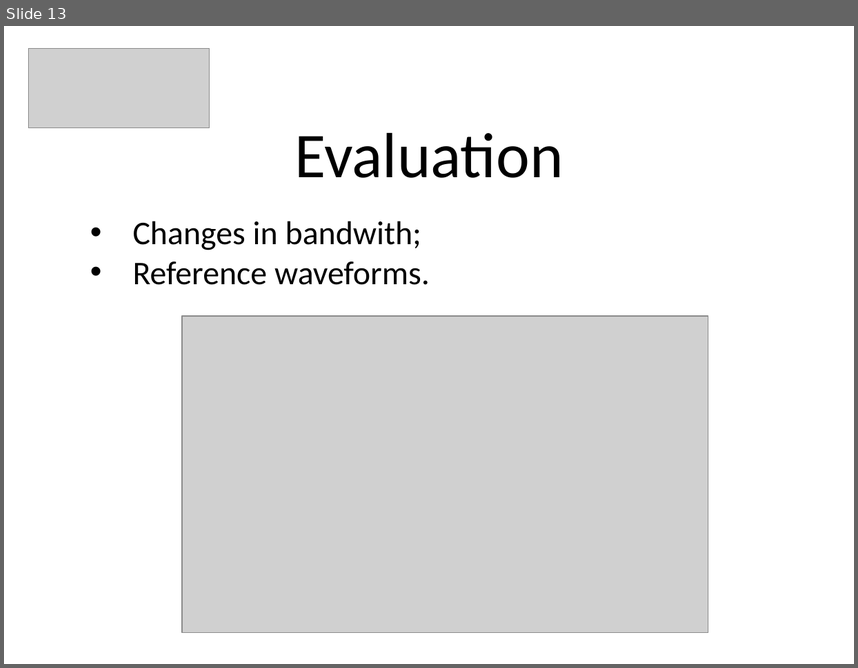
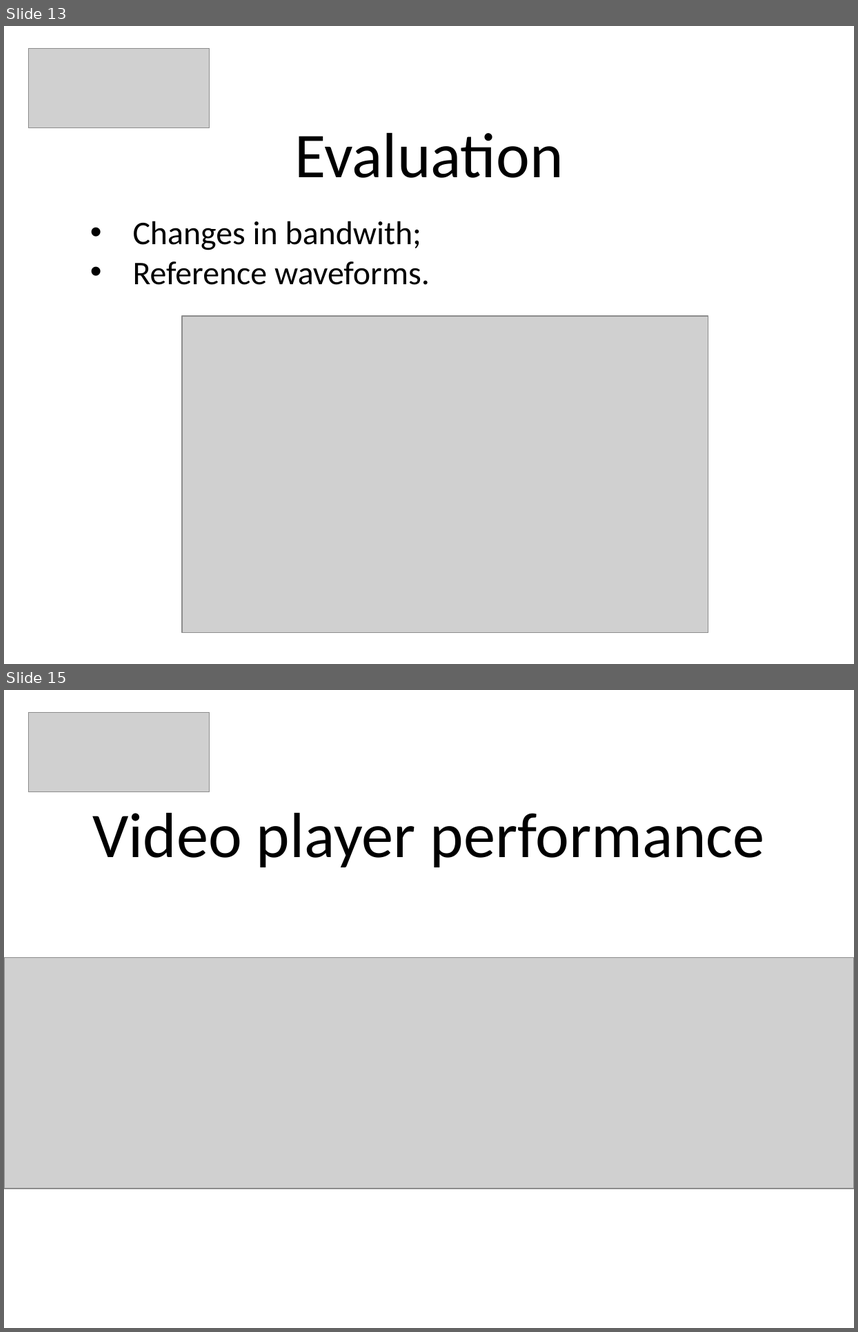
Before and after one commit to PeBraz/AirDesk, a slide deck: paper-presentation/cmov-presentation.pptx. Shown one above the other, each under a label of ours: slide 13 before the commit, slides 13 and 15 after it; the slides between them are not shown. The pictures are 858x668 and 858x1332 pixels, drawn with LibreOffice and Linux fonts; fonts in the diff are those of the drawing; grey boxes stand for pictures. Boxes give left, top, right and bottom in pixels: in the first picture for what was removed or moved away, otherwise in the second. Text is boxed around its words. In the diff, an @@ line names an element or a change of style, - is before the commit and + after.

```diff
--- a/paper-presentation/cmov-presentation.pptx
+++ b/paper-presentation/cmov-presentation.pptx
@@ slide 15 added at (4,690,854,1328), background #FFFFFF @@
@@ picture added at (29,712,210,792) @@
@@ title added at (92,813,765,867), 54 pt, text #000000 @@
+Video player performance
@@ picture added at (4,958,854,1189) @@
```
Also in this commit, not shown: 5 other slides added.
